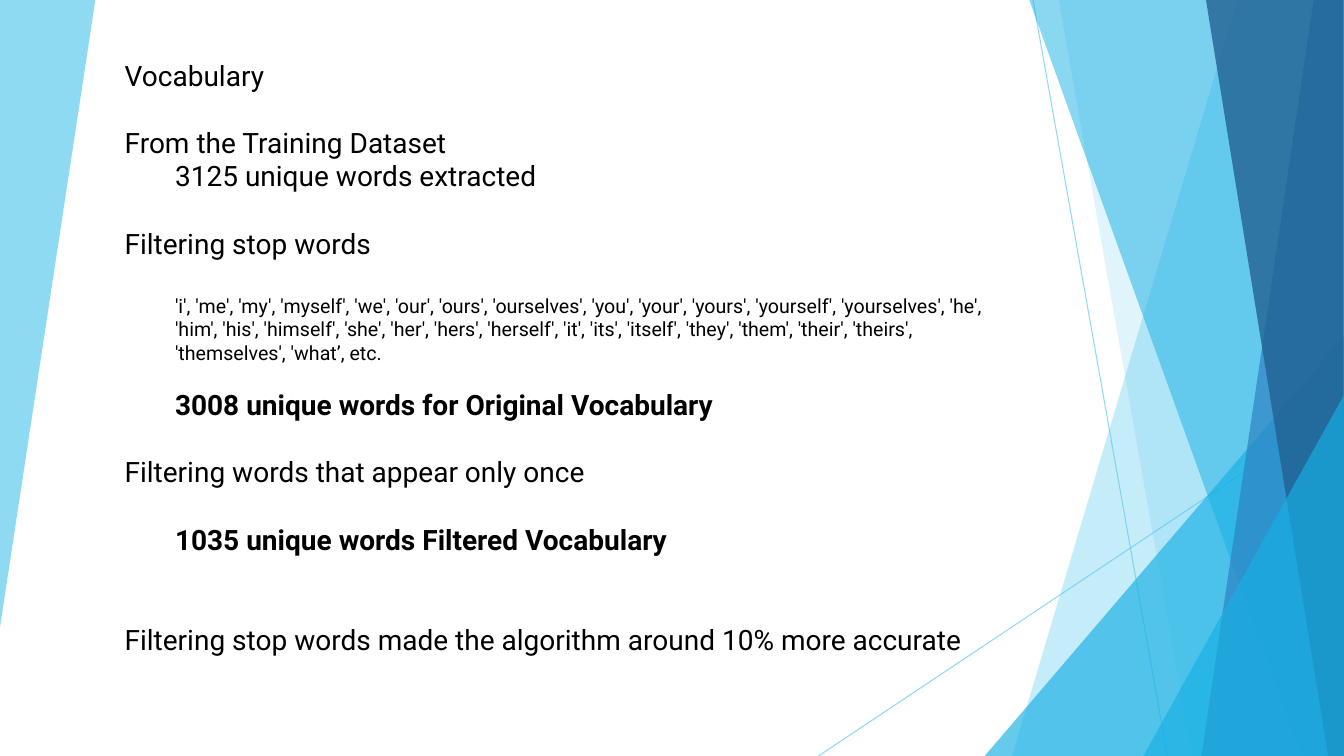
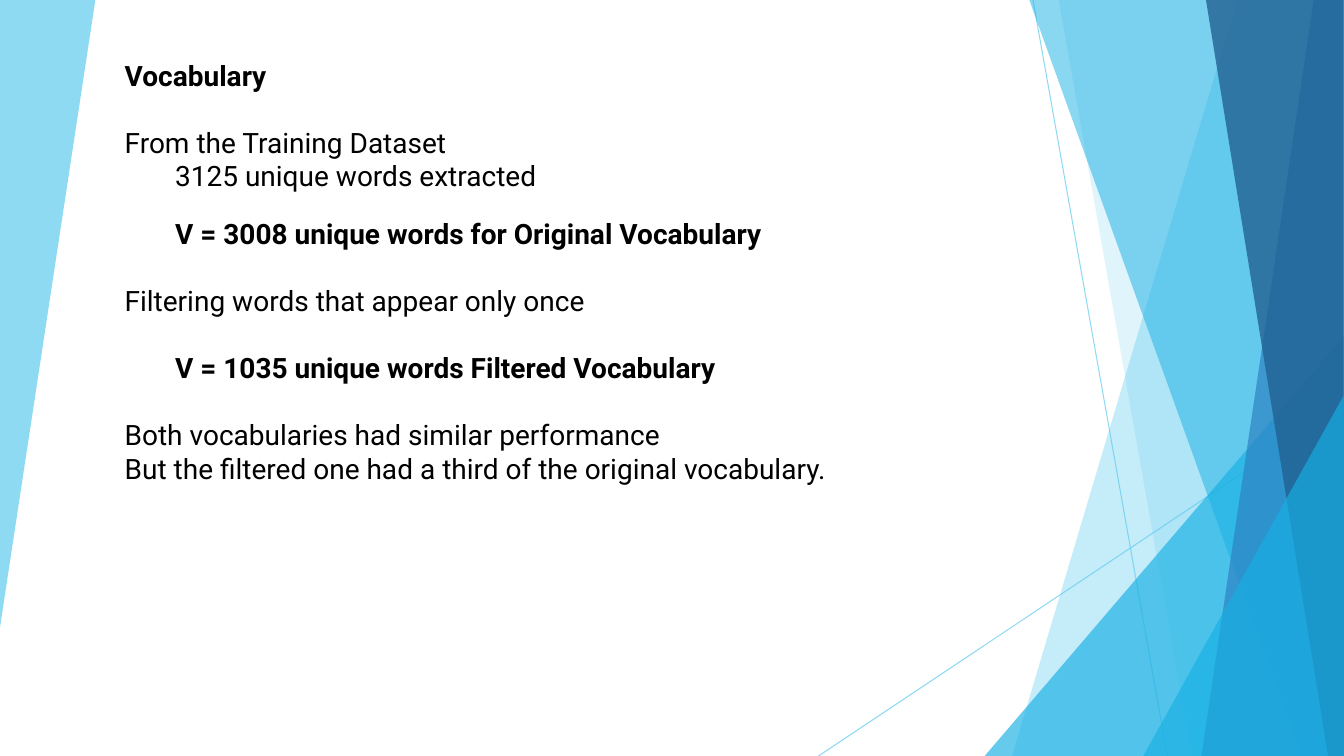
Before and after one commit to nyok0/a3-472-2020-fall, a slide deck: slide 4 of a3_demo_presentation.pptx (slide 3 before the commit). Drawn at 1344x756 pixels with LibreOffice and Linux fonts; fonts in the diff are those of the drawing. Boxes give left, top, right and bottom in pixels: in the first picture for what was removed or moved away, otherwise in the second. Text is boxed around its words. In the diff, an @@ line names an element or a change of style, - is before the commit and + after.

```diff
--- a/a3_demo_presentation.pptx
+++ b/a3_demo_presentation.pptx
@@ text at (x1=125, y1=65, x2=267, y2=92): bold on in "Vocabulary" @@
@@ text at (x1=175, y1=222, x2=761, y2=250): text changed; size 14 to 20 pt; bold on @@
-Filtering stop words
-  'i', 'me', 'my', 'myself', 'we', 'our', 'ours', 'ourselves', 'you', 'your', 'yours', 'yourself', 'yourselves', 'he', 'him', 'his', 'himself', 'she', 'her', 'hers', 'herself', 'it', 'its', 'itself', 'they', 'them', 'their', 'theirs', 'themselves', 'what’, etc.
-3008 unique words for Original Vocabulary
+V = 3008 unique words for Original Vocabulary
@@ text at (x1=125, y1=357, x2=825, y2=485): text changed @@
-1035 unique words Filtered Vocabulary
-Filtering stop words made the algorithm around 10% more accurate
+V = 1035 unique words Filtered Vocabulary
+Both vocabularies had similar performance
+But the filtered one had a third of the original vocabulary.
```
Also in this commit, not shown: 2 other slides changed, 1 slide added.
